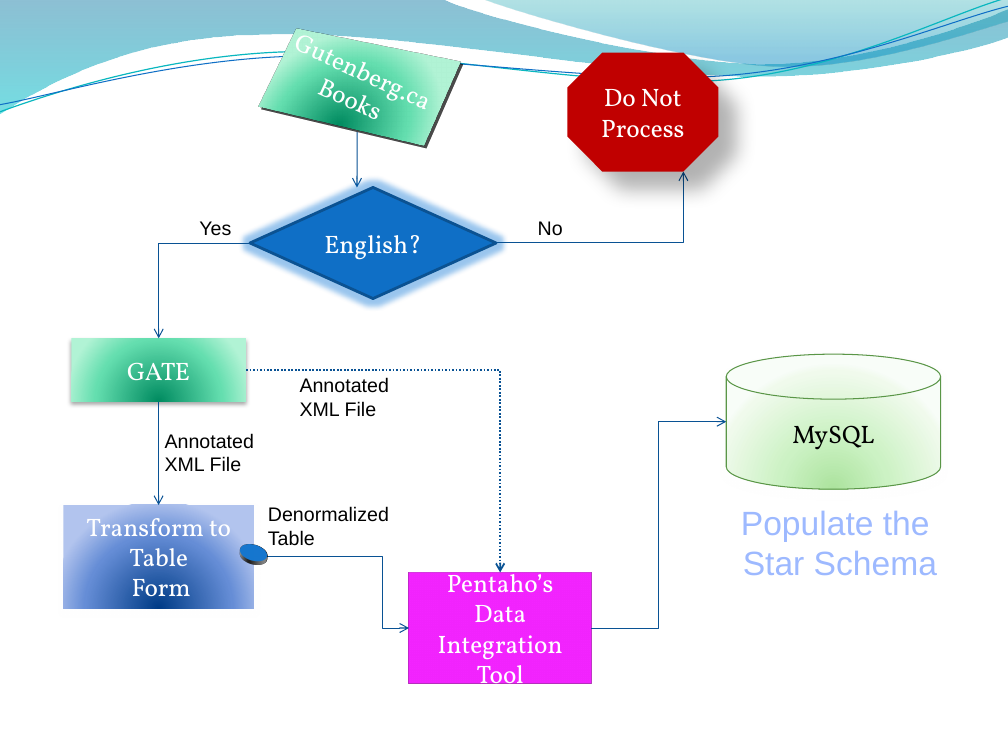
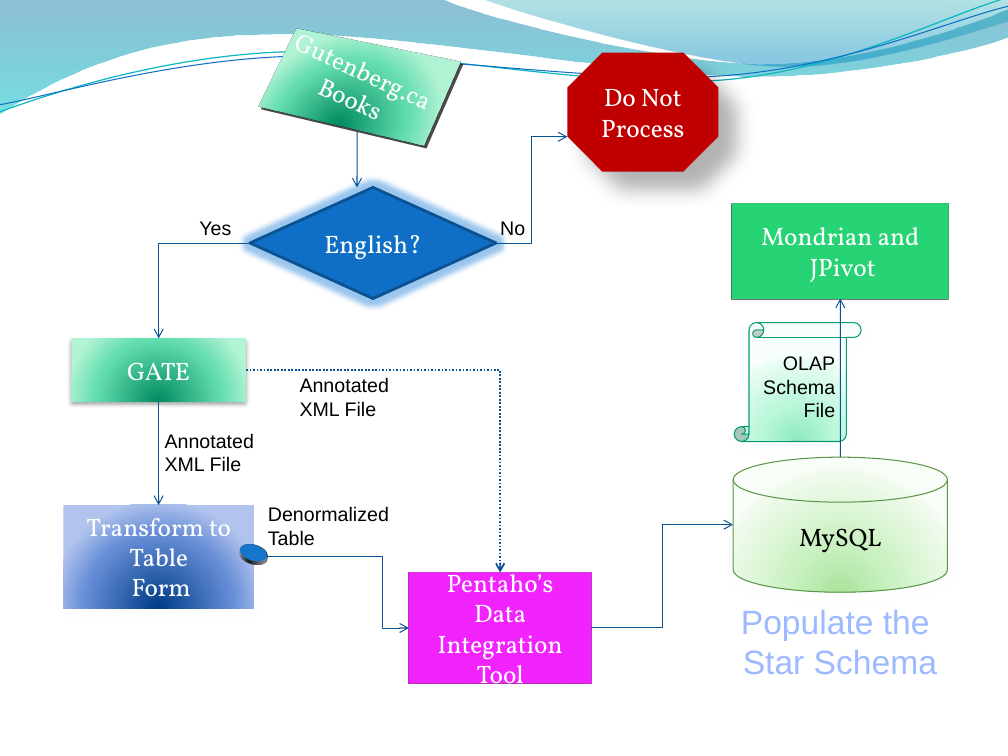
Before and after one commit to edvelezg/unb-dw, a slide deck: slide 14 of project/Presentation/Datawarehousing.pptm. Drawn at 1008x756 pixels with LibreOffice and Linux fonts; fonts in the diff are those of the drawing; background and template pictures are left out. Boxes give left, top, right and bottom in pixels: in the first picture for what was removed or moved away, otherwise in the second. Text is boxed around its words. In the diff, an @@ line names an element or a change of style, - is before the commit and + after.

```diff
--- a/project/Presentation/Datawarehousing.pptm
+++ b/project/Presentation/Datawarehousing.pptm
@@ elbow arrow moved from (496, 243) - (683, 171) to (496, 243) - (568, 137) @@
@@ rectangle added at bbox=[732, 204, 949, 298], fill #00B050, outline #FFFFFF 2.75 pt, 18 pt, text #FFFFFF @@
+Mondrian and
+JPivot
@@ text "No" rewrapped from bbox=[538, 221, 563, 236] to bbox=[500, 221, 525, 240] @@
@@ arrow added from (841, 458) to (841, 298), #095295 0.75 pt @@
@@ vertical scroll added at bbox=[734, 323, 861, 442], fill gradient #8DEAC2 to #BAF8DB to #EAFCF3 to #F7FFFB, outline #0A9B74 0.75 pt @@
@@ text added at bbox=[763, 356, 836, 418], 14 pt, text #000000 @@
+OLAP
+Schema
+File
@@ cylinder "MySQL": place and size @@
-cylinder "MySQL" at bbox=[726, 354, 940, 489]
+cylinder "MySQL" at bbox=[733, 458, 948, 593]
@@ elbow arrow moved from (592, 628) - (726, 421) to (592, 628) - (733, 525) @@
@@ text "Populate the": place and size @@
-text "Populate the" at bbox=[741, 511, 937, 575]
+text "Populate the" at bbox=[741, 610, 937, 674]
```
Also in this commit, not shown: 5 other slides changed, 6 other files.
